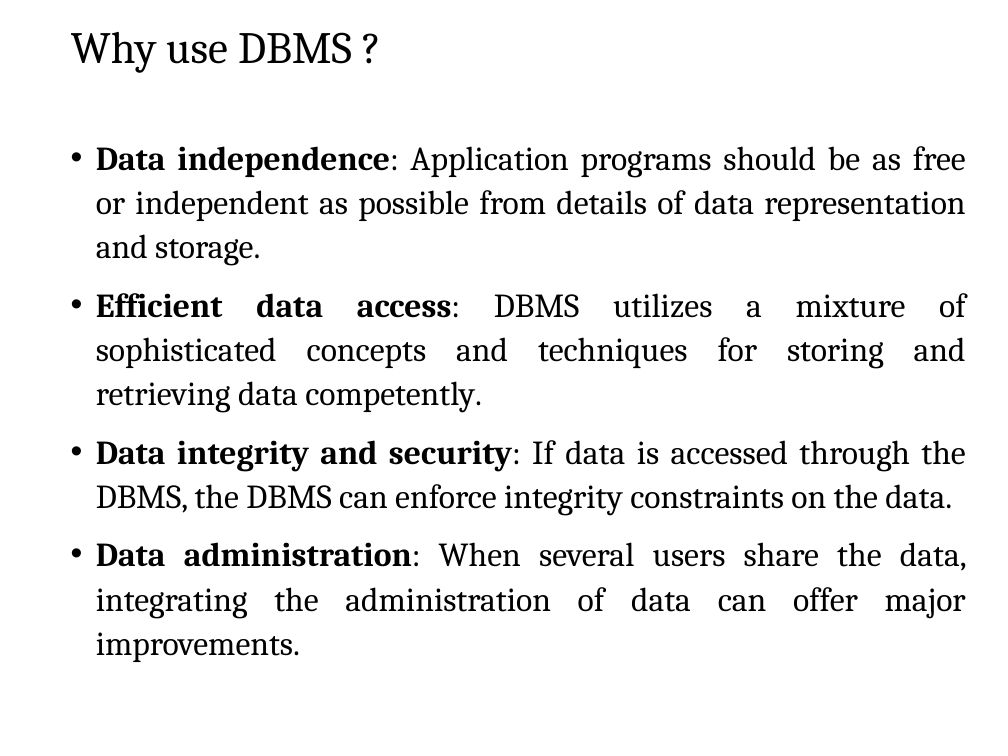
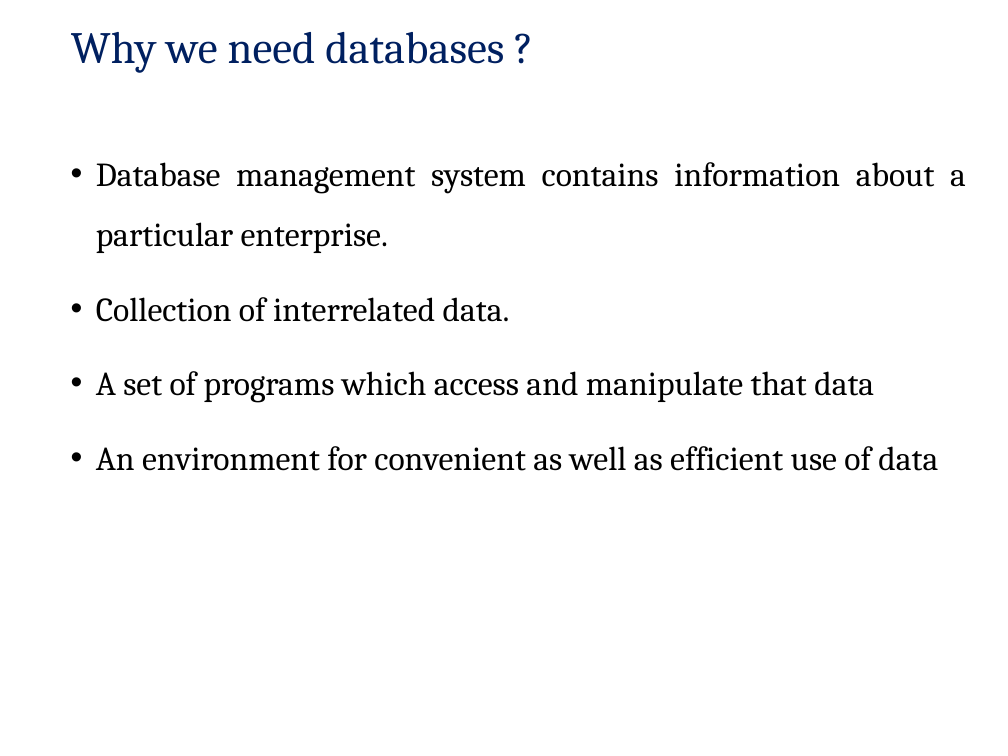
Before and after one commit to pankajfri/Training-Materials, a slide deck: slide 4 of Advanced Web Technologies/Database Concepts/Session1.pptx. Drawn at 1008x756 pixels with LibreOffice and Linux fonts; fonts in the diff are those of the drawing; background and template pictures are left out. Boxes give left, top, right and bottom in pixels: in the first picture for what was removed or moved away, otherwise in the second. Text is boxed around its words. In the diff, an @@ line names an element or a change of style, - is before the commit and + after.

Commit message:
dbms session 1

```diff
--- a/Advanced Web Technologies/Database Concepts/Session1.pptx
+++ b/Advanced Web Technologies/Database Concepts/Session1.pptx
@@ title at (71,32,504,73): text changed; text colour #000000 to #002060 @@
-Why use DBMS ?
+Why we need databases ?
@@ text at (96,162,966,471): text changed @@
-• Data independence: Application programs should be as free or independent as possible from details of data representation and storage.
-• Efficient data access: DBMS utilizes a mixture of sophisticated concepts and techniques for storing and retrieving data competently.
-• Data integrity and security: If data is accessed through the DBMS, the DBMS can enforce integrity constraints on the data.
-• Data administration: When several users share the data, integrating the administration of data can offer major improvements.
+• Database management system contains information about a particular enterprise.
+• Collection of interrelated data.
+• A set of programs which access and manipulate that data
+• An environment for convenient as well as efficient use of data
```
Also in this commit, not shown: 10 other slides changed, 12 slides added, 9 slides removed, 13 other files.
